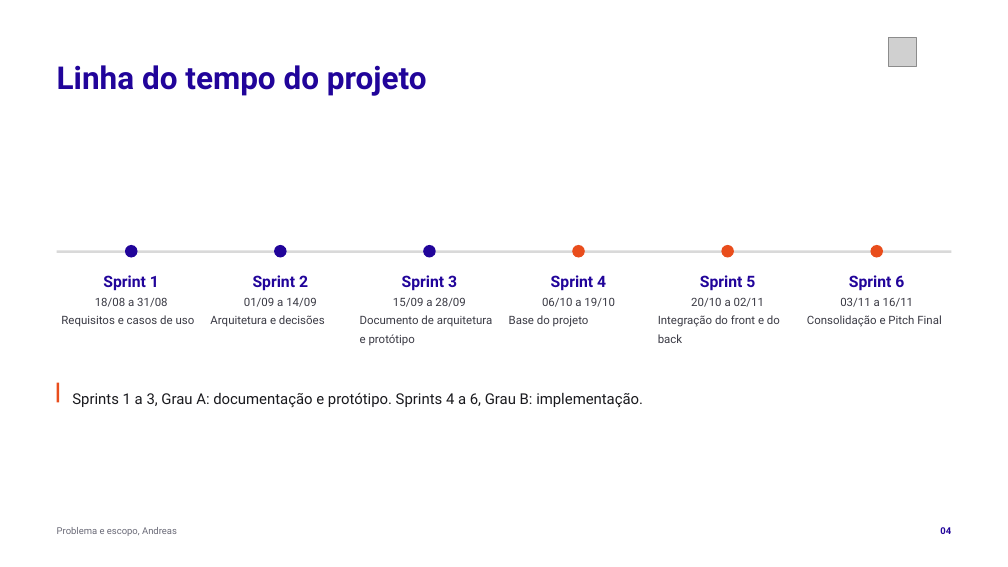
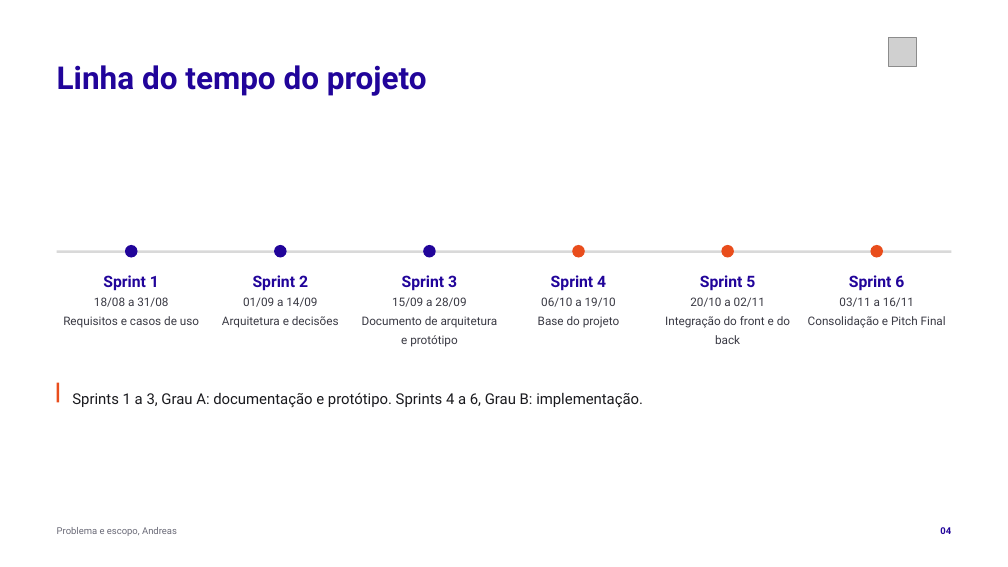
Before and after one commit to tcpassos/invite-app, a slide deck: slide 4 of trabalhos/T3-Apresentacao-Intermediaria.pptx. Drawn at 1008x567 pixels with LibreOffice and Linux fonts; fonts in the diff are those of the drawing; grey boxes stand for pictures. Boxes give left, top, right and bottom in pixels: in the first picture for what was removed or moved away, otherwise in the second. Text is boxed around its words. In the diff, an @@ line names an element or a change of style, - is before the commit and + after.

```diff
--- a/trabalhos/T3-Apresentacao-Intermediaria.pptx
+++ b/trabalhos/T3-Apresentacao-Intermediaria.pptx
@@ size 10.9 to 11.2 pt; alignment left to centre in 6 elements at [63,297,199,328], [222,297,339,328], [362,297,498,347], [538,297,620,328], [665,297,790,344], [808,297,946,328] @@
```
Also in this commit, not shown: 15 other slides changed, 1 slide added, 7 other files.
